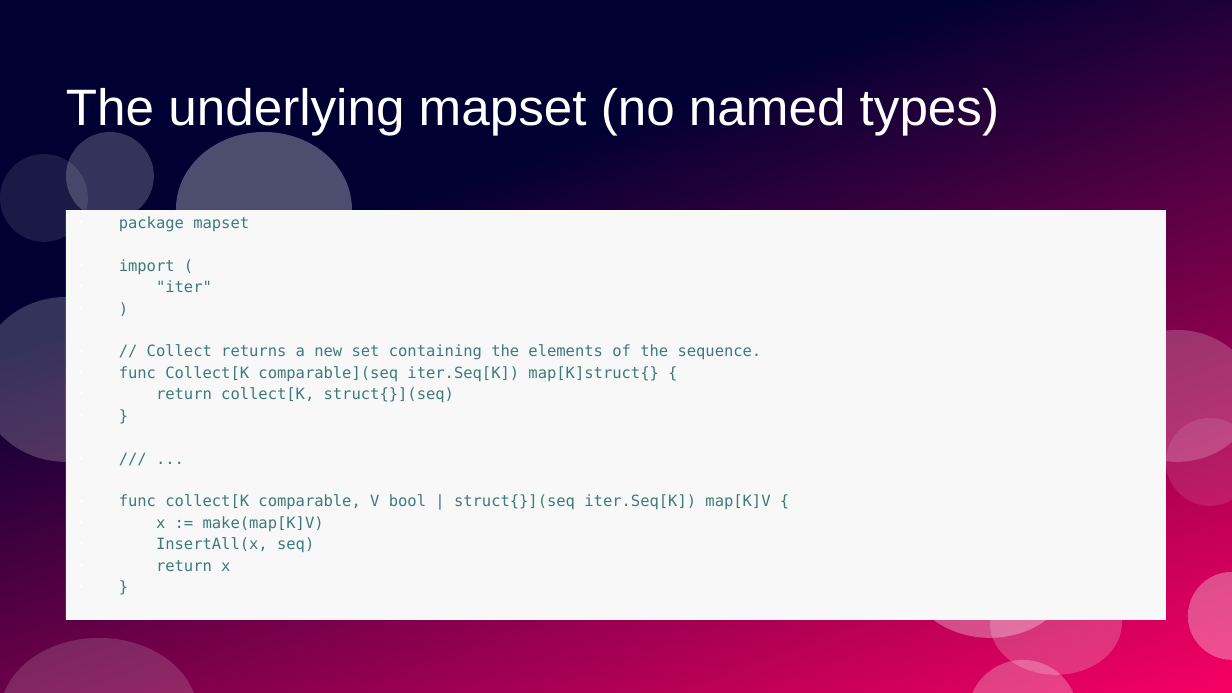
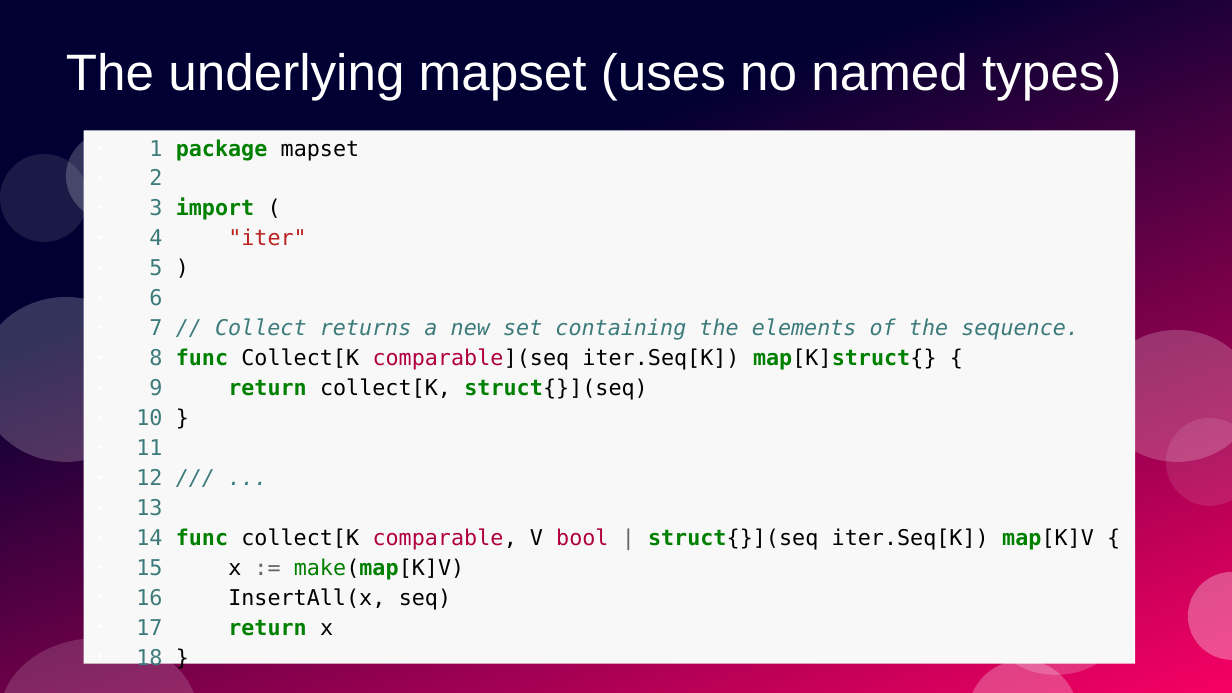
Before and after one commit to ramalho/sets-in-go, a slide deck: slide 14 of sets-in-go.odp. Drawn at 1232x693 pixels with LibreOffice and Linux fonts; fonts in the diff are those of the drawing. Boxes give left, top, right and bottom in pixels: in the first picture for what was removed or moved away, otherwise in the second. Text is boxed around its words. In the diff, an @@ line names an element or a change of style, - is before the commit and + after.

```diff
--- a/sets-in-go.odp
+++ b/sets-in-go.odp
@@ title at (x1=66, y1=53, x2=1121, y2=100): text changed @@
-The underlying mapset (no named types)
+The underlying mapset (uses no named types)
@@ text "1 package mapset" resized from (x1=66, y1=210, x2=1166, y2=620) to (x1=84, y1=131, x2=1136, y2=664) @@
@@ text at (x1=136, y1=139, x2=1094, y2=670): text changed; size 10 to 14 pt; text colour #3D7B7B to #000000 @@
-● package mapset
-● import (
-● "iter"
-● )
-● // Collect returns a new set containing the elements of the sequence.
-● func Collect[K comparable](seq iter.Seq[K]) map[K]struct{} {
-● return collect[K, struct{}](seq)
-● }
-● /// ...
-● func collect[K comparable, V bool | struct{}](seq iter.Seq[K]) map[K]V {
-● x := make(map[K]V)
-● InsertAll(x, seq)
-● return x
-● }
+● 1 package mapset
+● 2
+● 3 import (
+● 4 "iter"
+● 5 )
+● 6
+● 7 // Collect returns a new set containing the elements of the sequence.
+● 8 func Collect[K comparable](seq iter.Seq[K]) map[K]struct{} {
+● 9 return collect[K, struct{}](seq)
+● 10 }
+● 11
+● 12 /// ...
+● 13
+● 14 func collect[K comparable, V bool | struct{}](seq iter.Seq[K]) map[K]V {
+● 15 x := make(map[K]V)
+● 16 InsertAll(x, seq)
+● 17 return x
+● 18 }
@@ ellipse removed at (x1=902, y1=484, x2=1078, y2=638) @@
```
Also in this commit, not shown: 1 other slide changed.
